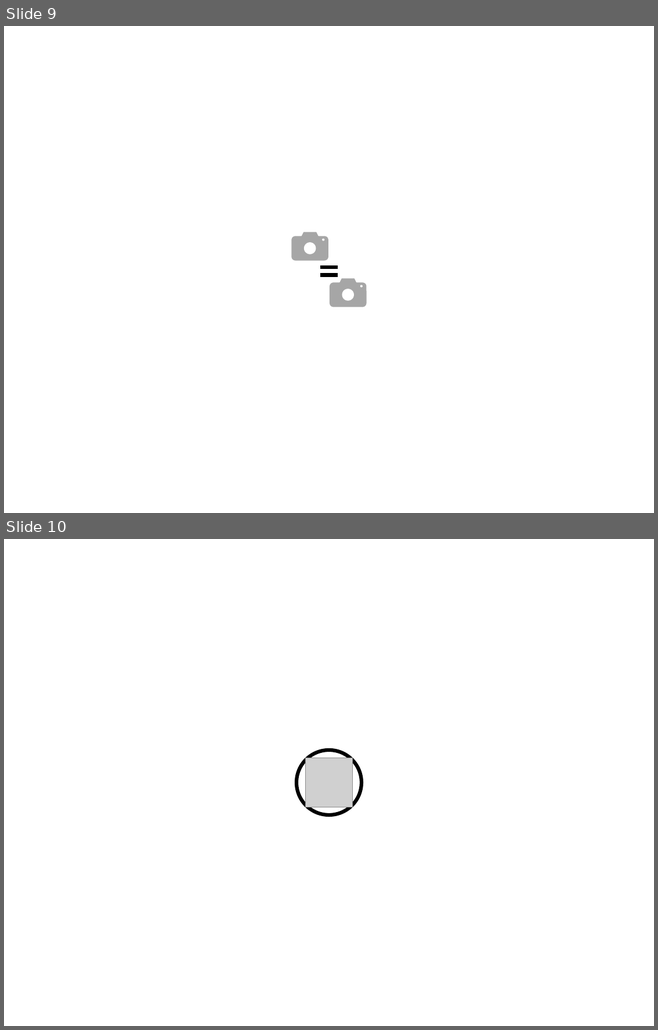
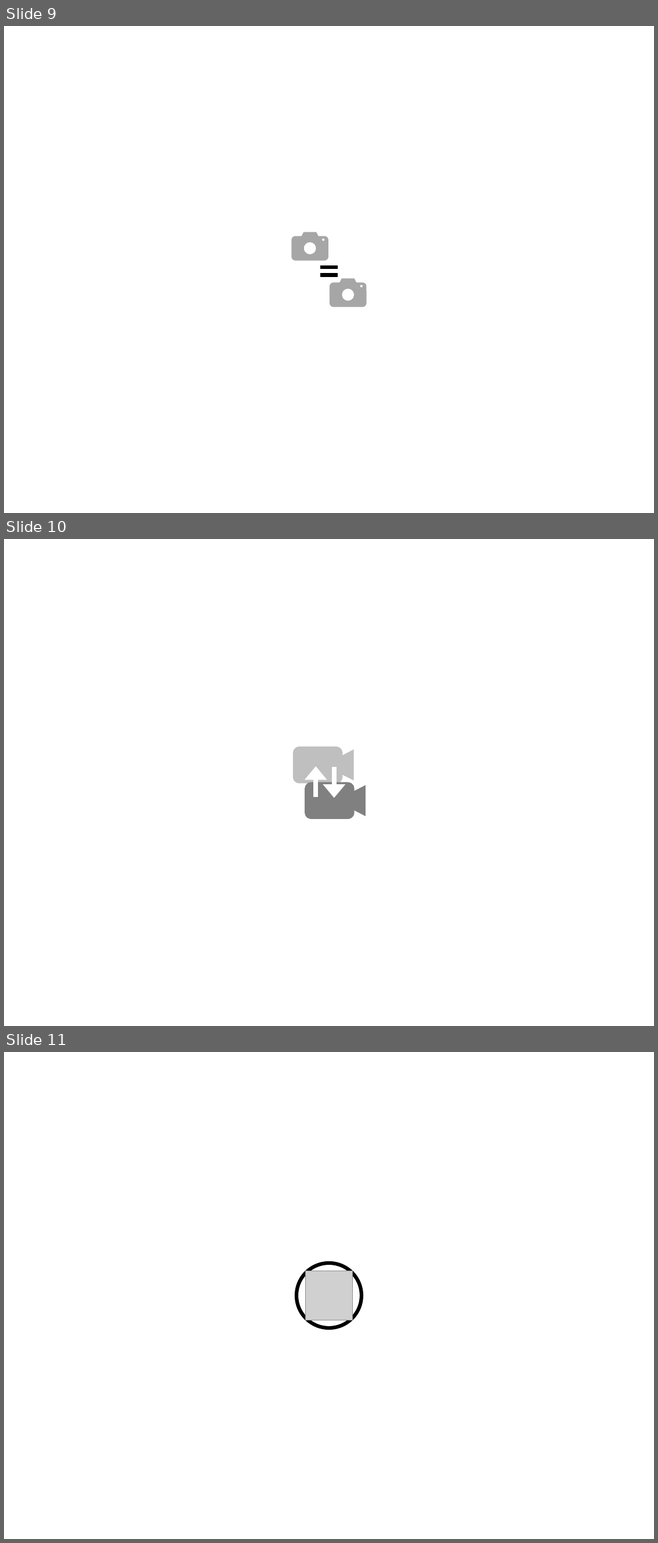
Before and after one commit to YinshengGuo/WinduVision, a slide deck: icons/icons.pptx. Shown one above the other, each under a label of ours: slides 9 and 10 before the commit, slides 9, 10 and 11 after it. The pictures are 658x1030 and 658x1543 pixels, drawn with LibreOffice and Linux fonts; fonts in the diff are those of the drawing; grey boxes stand for pictures. Boxes give left, top, right and bottom in pixels: in the first picture for what was removed or moved away, otherwise in the second. Text is boxed around its words. In the diff, an @@ line names an element or a change of style, - is before the commit and + after.

```diff
--- a/icons/icons.pptx
+++ b/icons/icons.pptx
@@ slide 10 added at (x1=4, y1=539, x2=654, y2=1026), background #FFFFFF @@
@@ rounded rectangle added at (x1=295, y1=748, x2=340, y2=781), fill #BFBFBF, outline #BFBFBF 4 pt @@
@@ trapezoid added at (x1=343, y1=752, x2=352, y2=778), fill #BFBFBF, outline #BFBFBF 4 pt @@
@@ arrow added from (316, 797) to (316, 766), #FFFFFF 5 pt @@
@@ arrow added from (334, 767) to (334, 798), #FFFFFF 5 pt @@
@@ rounded rectangle added at (x1=306, y1=784, x2=352, y2=817), fill #808080, outline #808080 4 pt @@
@@ trapezoid added at (x1=354, y1=788, x2=364, y2=813), fill #808080, outline #808080 4 pt @@
@@ what was slide 10 is now slide 11 @@
```
Also in this commit, not shown: 31 other files.
